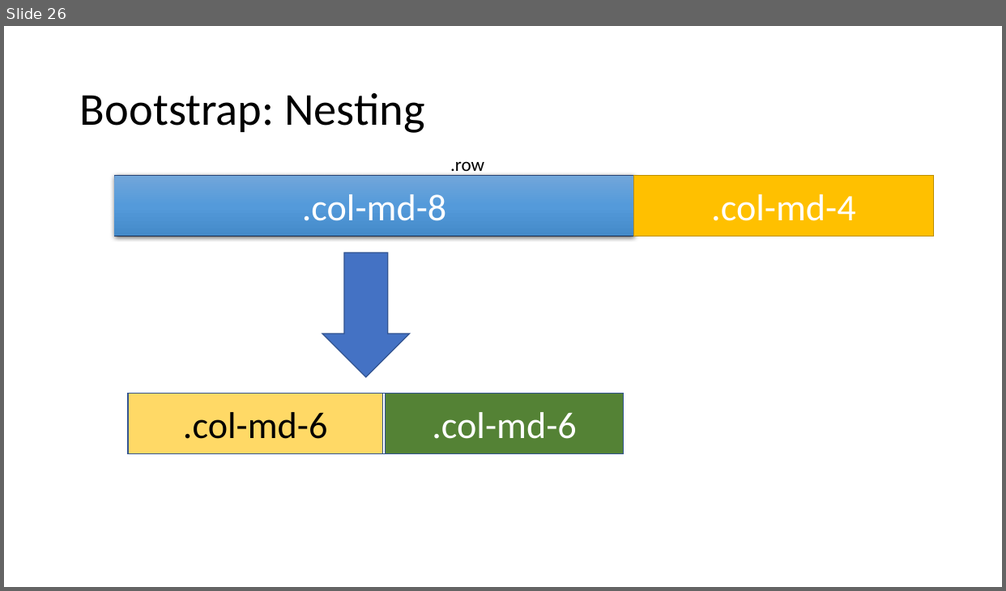
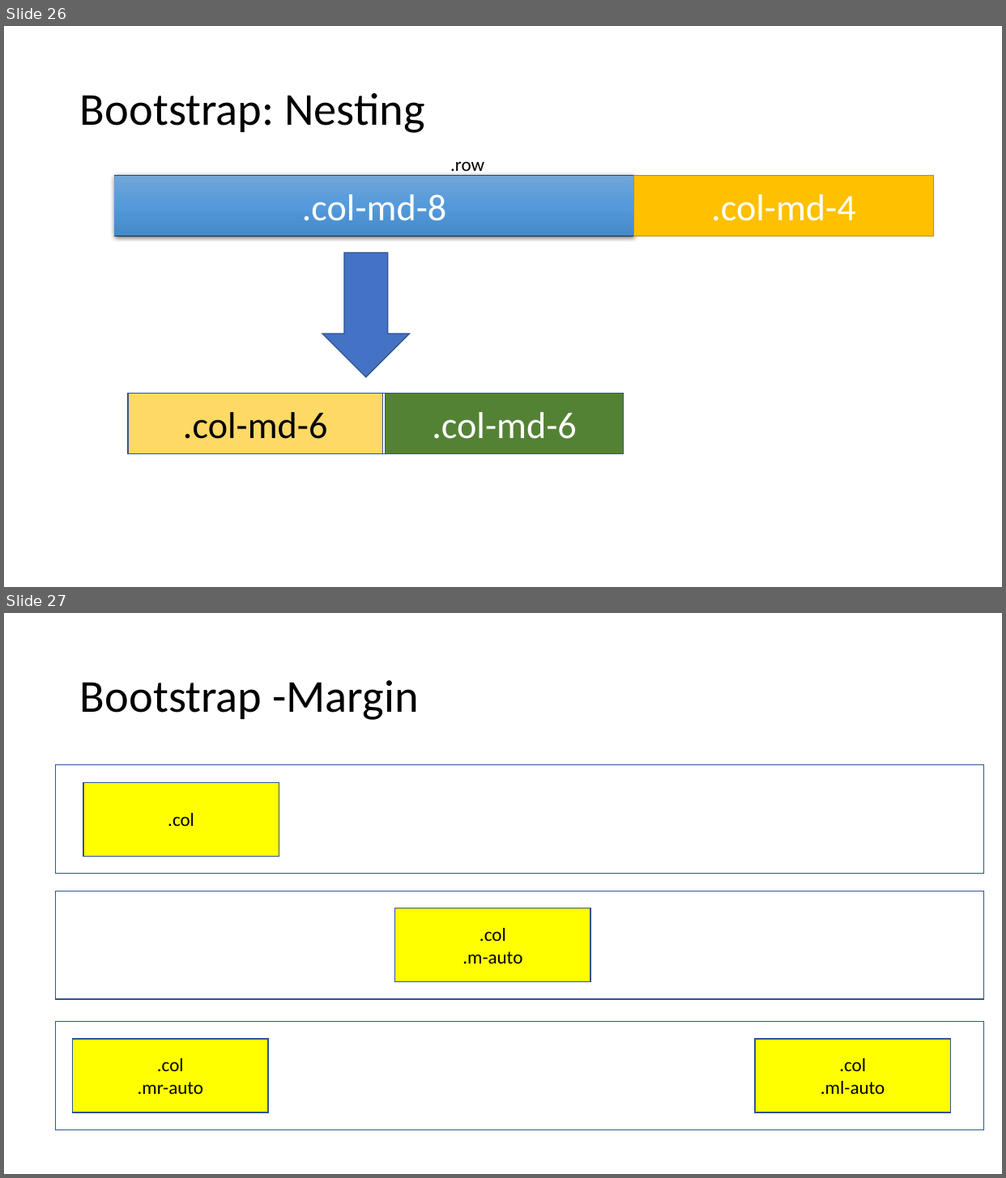
Before and after one commit to PiyushChaturvedii/Batch04, a slide deck: What is Bootstrap.pptx. Shown one above the other, each under a label of ours: slide 26 before the commit, slides 26 and 27 after it. The pictures are 1006x591 and 1006x1178 pixels, drawn with LibreOffice and Linux fonts; fonts in the diff are those of the drawing. Boxes give left, top, right and bottom in pixels: in the first picture for what was removed or moved away, otherwise in the second. Text is boxed around its words. In the diff, an @@ line names an element or a change of style, - is before the commit and + after.

```diff
--- a/What is Bootstrap.pptx
+++ b/What is Bootstrap.pptx
@@ slide 27 added at box(4, 613, 1002, 1174), background #FFFFFF @@
@@ title added at box(80, 680, 419, 720), 44 pt, text #000000 @@
+Bootstrap -Margin
@@ rectangle added at box(56, 765, 984, 874), outline #325491 1 pt @@
@@ rectangle added at box(83, 782, 279, 856), fill #FFFF00, outline #325491 1 pt, 18 pt, text #000000 @@
+.col
@@ rectangle added at box(56, 891, 984, 999), outline #325491 1 pt @@
@@ rectangle added at box(394, 909, 590, 983), fill #FFFF00, outline #325491 1 pt, 18 pt, text #000000 @@
+.col
+.m-auto
@@ rectangle added at box(56, 1022, 984, 1131), outline #325491 1 pt @@
@@ rectangle added at box(73, 1039, 268, 1113), fill #FFFF00, outline #325491 1 pt, 18 pt, text #000000 @@
+.col
+.mr-auto
@@ rectangle added at box(755, 1039, 950, 1113), fill #FFFF00, outline #325491 1 pt, 18 pt, text #000000 @@
+.col
+.ml-auto
```
Also in this commit, not shown: 1 slide changed, 4 other slides added, 11 other files.
